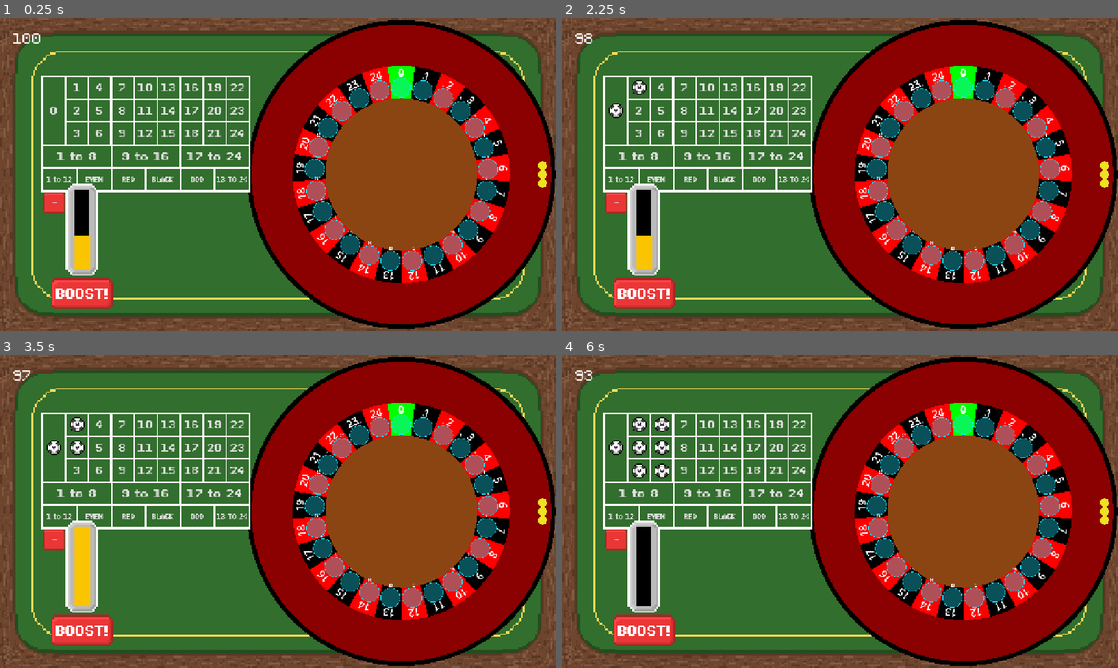
Above: before the commit, frames 1-4 (two rows, left to right).
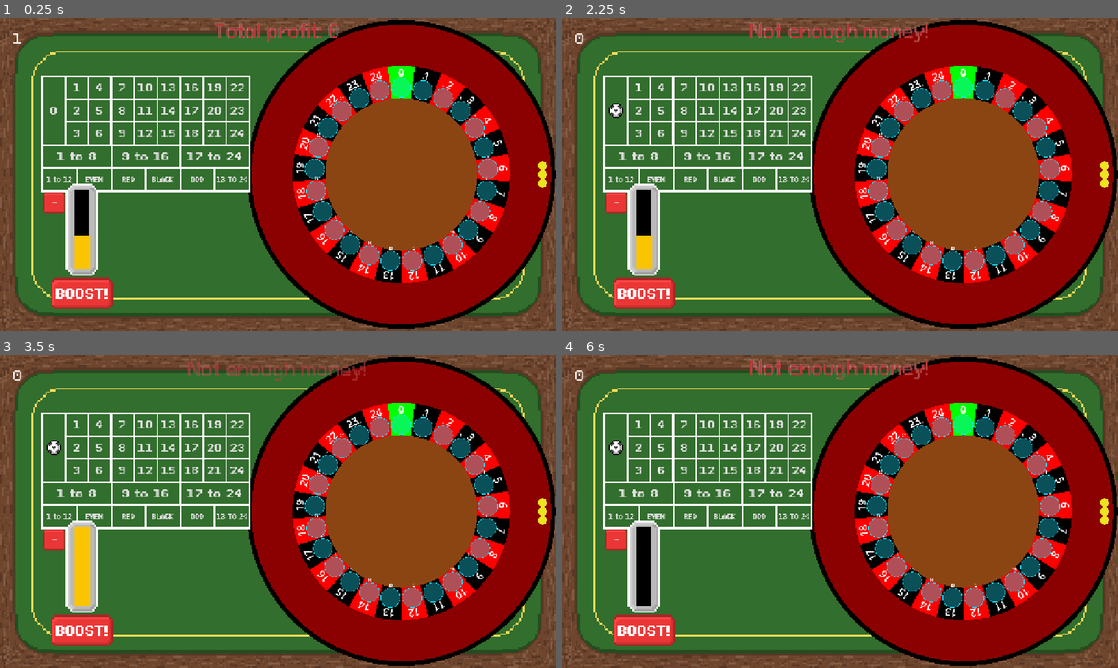
Above: after the commit, the same moments.

Repository: DuneRanger/Very-Serious-GameJam-2026
Game: Godot game, scene res://scenes/game/game_scene/game_scene.tscn
Same seed, same stepped clock (60 frames per second), same inputs: the game is played once before the commit and once after it. Sound files missing from this copy of the repository are replaced by a short silence.
Inputs:
- Up to frame 1 (0.25 s): no input
- Up to frame 2 (2.25 s): click "+" at 0.5 s; click "0" at 1.25 s; click "1" at 2 s
- Up to frame 3 (3.5 s): click "2" at 2.75 s
- Up to frame 4 (6 s): click "3" at 3.5 s; click "4" at 4.25 s; click "5" at 5 s; click "6" at 5.75 s

The runs differ from the first frame. In frame 1, 0.5% of the frame differs, in the area x 4-61%, y 1-9%; in frame 2, 0.8%; in frame 3, 0.7%; in frame 4, 1.3%, in the area x 2-66%, y 1-40%.

Commit message:
game moves to a stop state after all balls stop moving

Diff:
--- a/scenes/game/game_manager/game_manager.gd
+++ b/scenes/game/game_manager/game_manager.gd
@@ -10,11 +10,15 @@
 var bets : Dictionary
 var caughtCells : Array[RouletteCell]
 
+var caughtBalls : int
+
 var single_bet_coeff : float = 20.0
 var half_bet_coeff : float = 2.0
 var third_bet_coeff : float = 3.0
 
 signal money_change
+signal state_change
+signal send_error_message(message : String)
 
 const base_cell_weight : float = 1.0
 
--- a/scenes/game/game_scene/betting_system/betting_system.gd
+++ b/scenes/game/game_scene/betting_system/betting_system.gd
@@ -20,10 +20,6 @@
 var background_height : float
 
 var button_id = 0
-
-var error_message = ""
-
-signal send_error_message(message : String)
 
 func get_bet_type(id : int) -> GameEnums.bet_types:
 	if id >= 0 && id <= max_num:
@@ -186,10 +182,10 @@
 		current_increment *= -1
 
 	if current_increment > GameManagerGlobal.money:
-		send_error_message.emit("Not enough money!")
+		GameManagerGlobal.send_error_message.emit("Not enough money!")
 		return
 	elif current_increment < 0 and GameManagerGlobal.bets.get(b_id, 0) == 0:
-		send_error_message.emit("Removing money on an empty bet!")
+		GameManagerGlobal.send_error_message.emit("Removing money on an empty bet!")
 		return
 
 	var old_bet_amount = GameManagerGlobal.bets.get(b_id, 0)
--- a/scenes/game/game_scene/game_scene.gd
+++ b/scenes/game/game_scene/game_scene.gd
@@ -3,26 +3,20 @@
 class_name GameScene
 
 func _ready() -> void:
-	GameManagerGlobal.game_state = GameEnums.game_states.BET_PHASE
-	$Table/BettingSystem.send_error_message.connect(send_error_message)
+	GameManagerGlobal.send_error_message.connect(_on_send_error_message)
+	GameManagerGlobal.state_change.connect(_on_new_state)
 	GameManagerGlobal.money_change.connect(edit_money)
-	GameManagerGlobal.modify_money(100)
+	GameManagerGlobal.modify_money(1)
+	GameManagerGlobal.boosts = 1
+	GameManagerGlobal.state_change.emit(GameEnums.game_states.BET_PHASE)
 
 func _process(_delta: float) -> void:
-	match (GameManagerGlobal.game_state):
-		GameEnums.game_states.BET_PHASE:
-			if Input.is_action_just_pressed("rotate_roullete"):
-				$Table/Roulette.spin_roulette()
-				GameManagerGlobal.game_state = GameEnums.game_states.SPIN_PHASE
-		GameEnums.game_states.SPIN_PHASE:
-			if Input.is_action_just_pressed("stop_roullete"):
-				$Table/Roulette.stop_roulette()
-				GameManagerGlobal.game_state = GameEnums.game_states.BET_PHASE
-				var money_won = get_full_bet_win()
-				GameManagerGlobal.modify_money(money_won)
-				$Table/BettingSystem.clear_bets()
-		_:
-			pass
+	if Input.is_action_just_pressed("stop_roullete"):
+		if (GameManagerGlobal.game_state == GameEnums.game_states.SPIN_PHASE):
+			GameManagerGlobal.state_change.emit(GameEnums.game_states.BET_PHASE)
+	if Input.is_action_just_pressed("rotate_roullete"):
+		if (GameManagerGlobal.game_state == GameEnums.game_states.BET_PHASE):
+			GameManagerGlobal.state_change.emit(GameEnums.game_states.SPIN_PHASE)
 
 func does_bet_win(bet_id : int) -> bool:
 	var bet_type : GameEnums.bet_types = $Table/BettingSystem.get_bet_type(bet_id)
@@ -87,12 +81,32 @@
 			print("Won bet: ", bet_id, ", amount won: ", new_value)
 			value += new_value
 	var out_str = "Total profit: " + str(value)
-	send_error_message(out_str)
+	GameManagerGlobal.send_error_message.emit(out_str)
 	return value
 
-func send_error_message(message : String):
+func _on_send_error_message(message : String):
 	$Table/ErrorMessage.put_content(message)
 	$Table/ErrorMessage.restart_anim()
 
 func edit_money():
 	$Table/TestLabel.text = str(GameManagerGlobal.money)
+
+
+func _on_new_state(state : GameEnums.game_states):
+	match (state):
+		GameEnums.game_states.SPIN_PHASE:
+			$Table/Roulette.spin_roulette()
+			GameManagerGlobal.game_state = GameEnums.game_states.SPIN_PHASE
+		GameEnums.game_states.STOP_PHASE:
+			if GameManagerGlobal.boosts == 0:
+				GameManagerGlobal.state_change.emit(GameEnums.game_states.BET_PHASE)
+			#$Table/Roulette.spin_roulette()
+			#GameManagerGlobal.game_state = GameEnums.game_states.SPIN_PHASE
+		GameEnums.game_states.BET_PHASE:
+			$Table/Roulette.stop_roulette()
+			GameManagerGlobal.game_state = GameEnums.game_states.BET_PHASE
+			var money_won = get_full_bet_win()
+			GameManagerGlobal.modify_money(money_won)
+			$Table/BettingSystem.clear_bets()
+		_:
+			pass
--- a/scenes/game/game_scene/roulette/roulette.gd
+++ b/scenes/game/game_scene/roulette/roulette.gd
@@ -118,7 +118,10 @@
 	else:
 		rotation_speed = min(0, max(rotation_speed + 0.000005, rotation_speed * 0.999))
 
+
 func spin_roulette():
+	GameManagerGlobal.caughtBalls = 0
+	GameManagerGlobal.caughtCells.clear()
 	reset_balls()
 	rotation_speed = get_random_roulette_rot()
 	launch_balls()
@@ -141,8 +144,13 @@
 
 			decay_rotation()
 			queue_redraw()
-			if rotation_speed == 0:
-				GameManagerGlobal.game_state = GameEnums.game_states.BET_PHASE
+
+			if GameManagerGlobal.caughtBalls == balls.size():
+				GameManagerGlobal.state_change.emit(GameEnums.game_states.STOP_PHASE)
+
+			#if rotation_speed == 0:
+				#GameManagerGlobal.state_change.emit(GameEnums.game_states.BET_PHASE)
+			#no...?
 		GameEnums.game_states.BET_PHASE:
 			pass
 		_:
--- a/scenes/game/utils/game_enums.gd
+++ b/scenes/game/utils/game_enums.gd
@@ -2,7 +2,7 @@
 
 class_name GameEnums
 
-enum game_states {BET_PHASE, SPIN_PHASE}
+enum game_states {BET_PHASE, STOP_PHASE, SPIN_PHASE}
 
 enum bet_types {NUMBER, HALF, THIRD}
 
